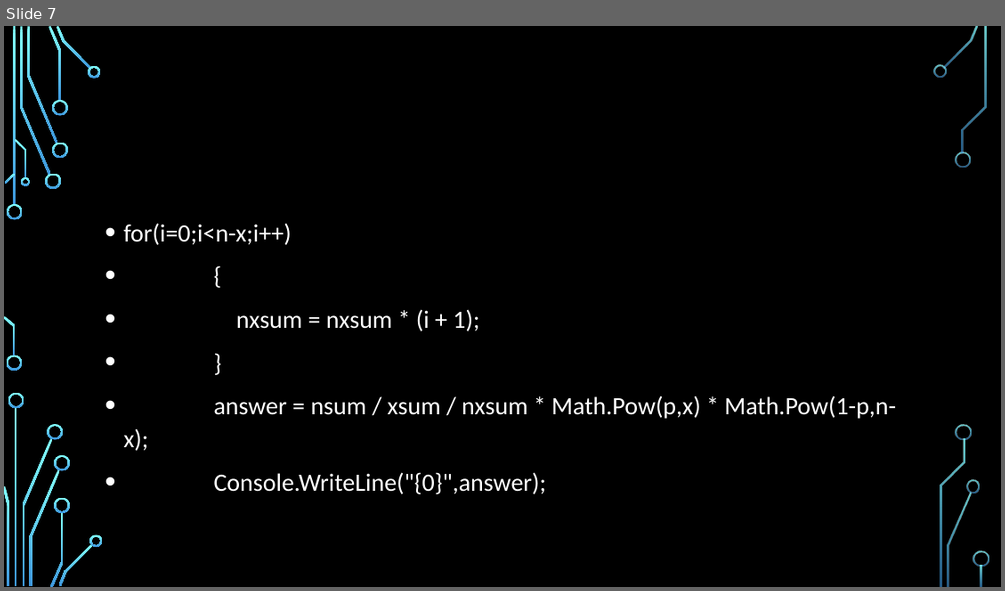
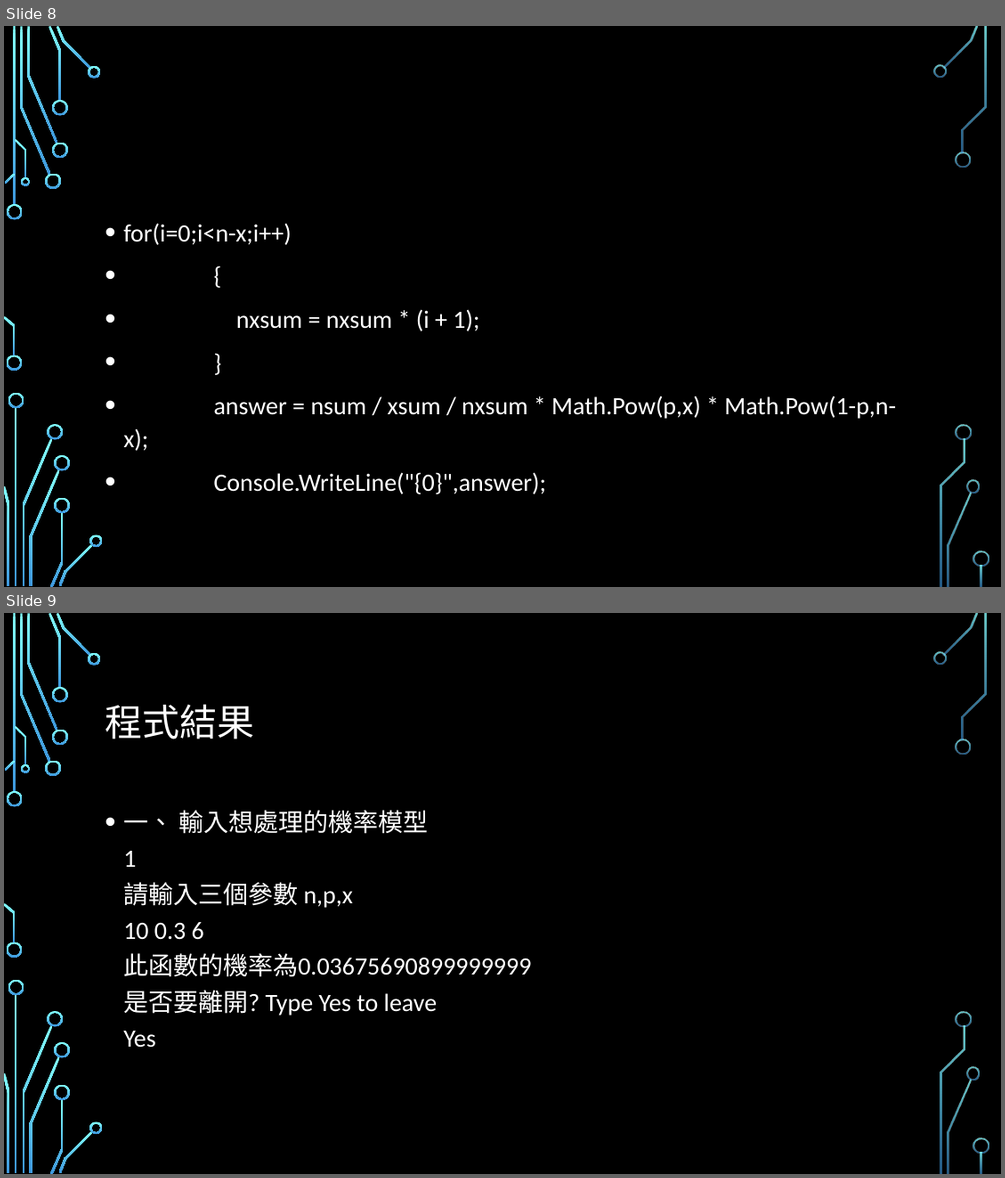
Before and after one commit to fordevoted/1092_EE3031_Computer-Programming, a slide deck: homework/HW1/group4/b08507008.pptx. Shown one above the other, each under a label of ours: slide 7 before the commit, slides 8 and 9 after it. The pictures are 1005x591 and 1005x1178 pixels, drawn with LibreOffice and Linux fonts; fonts in the diff are those of the drawing; background and template pictures are left out. Boxes give left, top, right and bottom in pixels: in the first picture for what was removed or moved away, otherwise in the second. Text is boxed around its words. In the diff, an @@ line names an element or a change of style, - is before the commit and + after.

```diff
--- a/homework/HW1/group4/b08507008.pptx
+++ b/homework/HW1/group4/b08507008.pptx
@@ slide 9 added at bbox=[4, 613, 1001, 1174], background picture (left out); not listed: 36 template elements that a slide beside it also shows @@
@@ title added at bbox=[105, 704, 254, 739], 36 pt, text #FFFFFF @@
+程式結果
@@ text added at bbox=[123, 810, 531, 1047], 24 pt, text #FFFFFF @@
+• 一、 輸入想處理的機率模型
+  1
+  請輸入三個參數 n,p,x
+  10 0.3 6
+  此函數的機率為0.03675690899999999
+  是否要離開? Type Yes to leave
+  Yes
@@ what was slide 7 is now slide 8 @@
```
Also in this commit, not shown: 2 other slides added.
